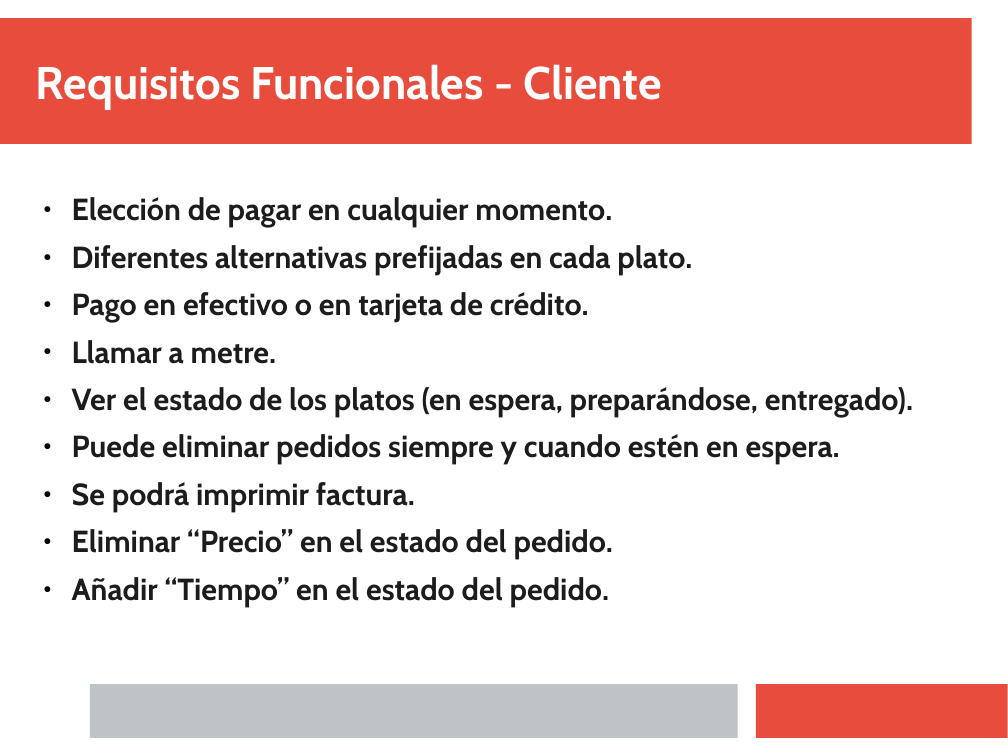
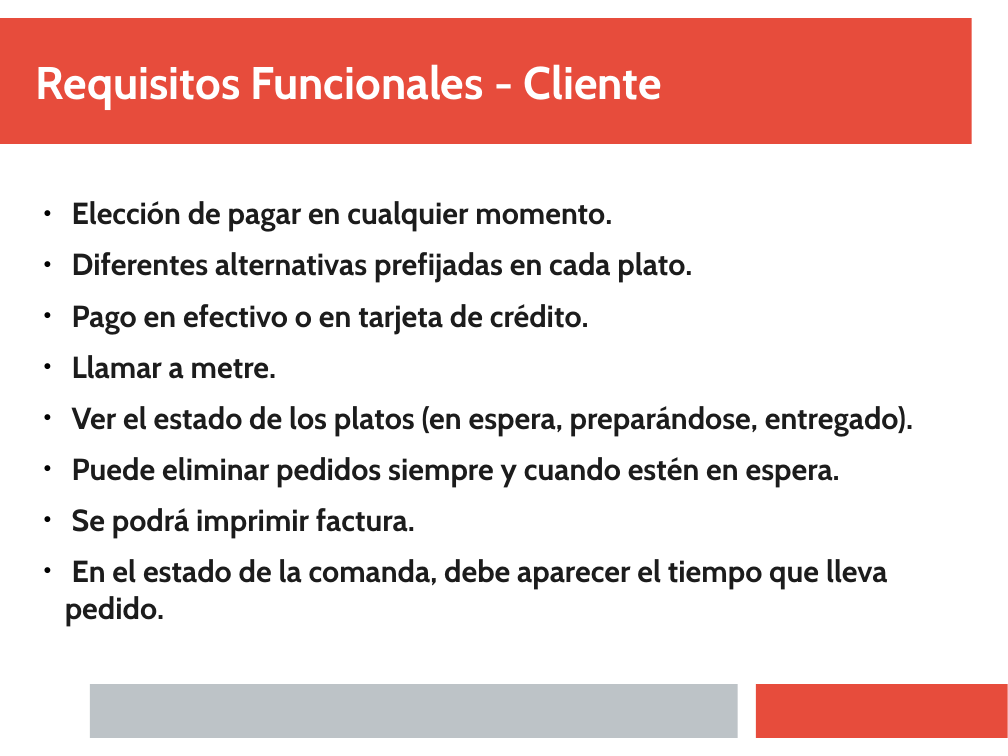
Before and after one commit to Juanba1998/APP-Restaurante, a slide deck: slide 12 of Material/Presentación/Presentacion Final.pptx. Drawn at 1008x756 pixels with LibreOffice and Linux fonts; fonts in the diff are those of the drawing. Boxes give left, top, right and bottom in pixels: in the first picture for what was removed or moved away, otherwise in the second. Text is boxed around its words. In the diff, an @@ line names an element or a change of style, - is before the commit and + after.

```diff
--- a/Material/Presentación/Presentacion Final.pptx
+++ b/Material/Presentación/Presentacion Final.pptx
@@ text at [72, 201, 913, 538]: line spacing 0.9 to 1 @@
@@ text at [65, 559, 888, 626]: text changed @@
-● Eliminar “Precio” en el estado del pedido.
-● Añadir “Tiempo” en el estado del pedido.
+● En el estado de la comanda, debe aparecer el tiempo que lleva pedido.
```
Also in this commit, not shown: 3 other slides changed.
